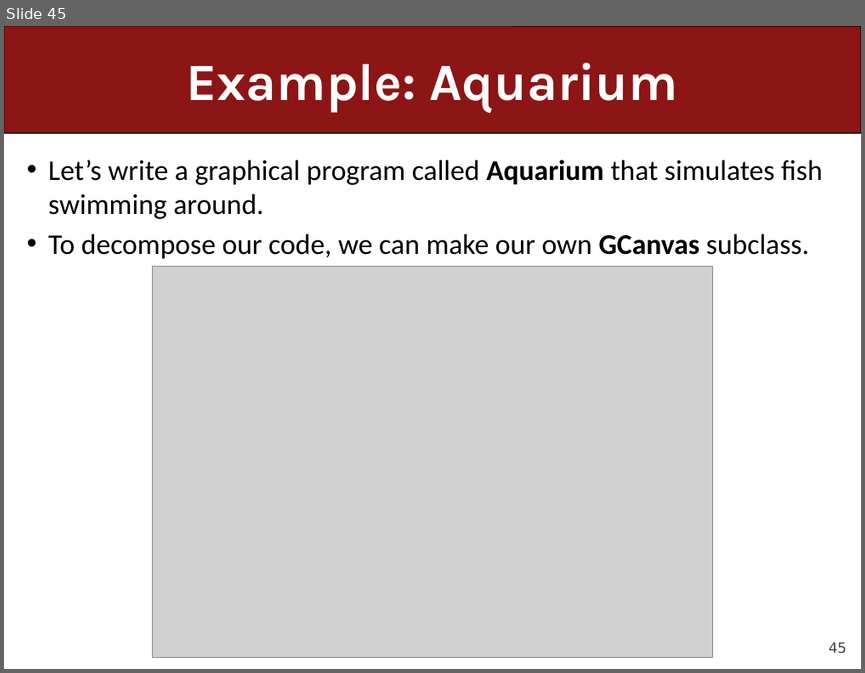
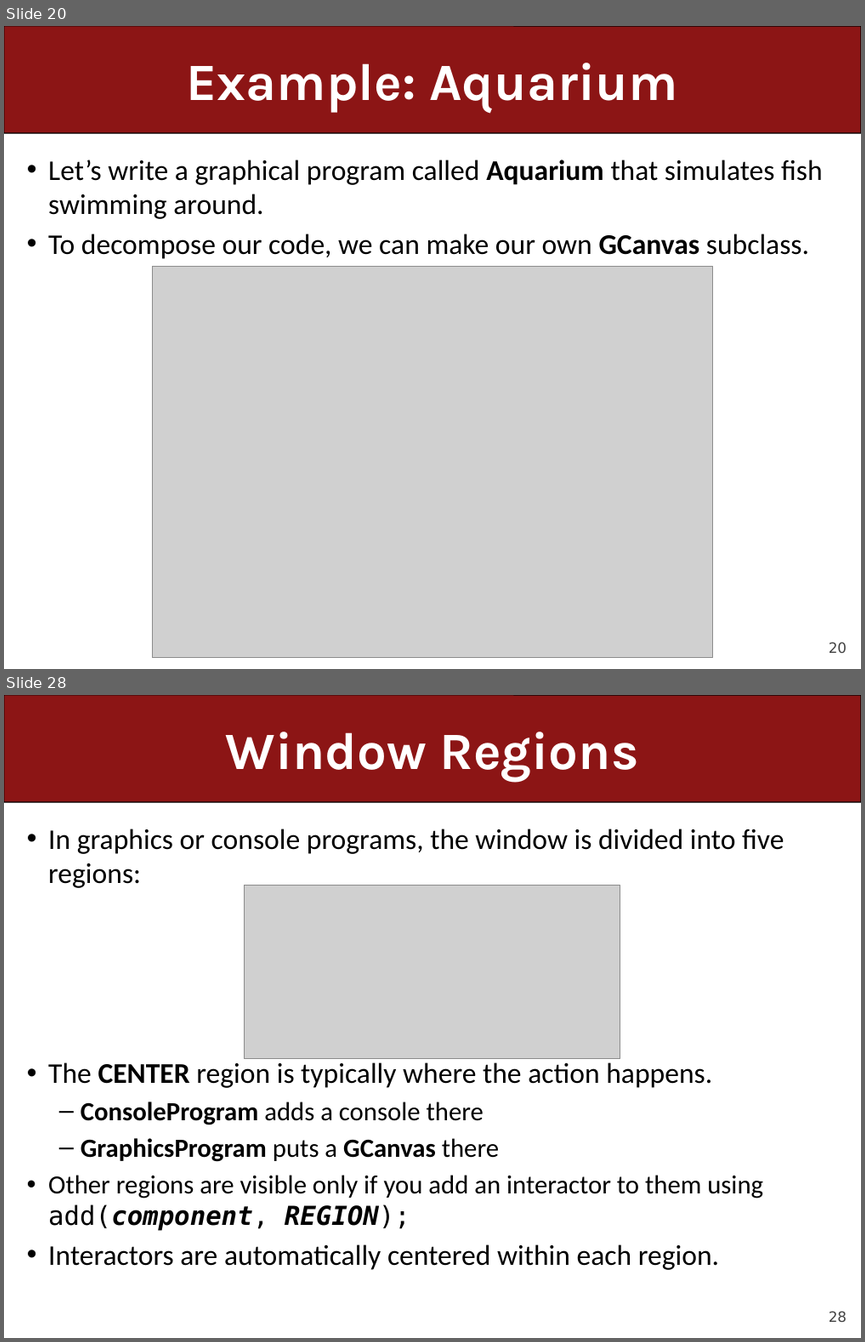
Before and after one commit to ckincaid17/cs106a-summer-2018, a slide deck: WWW/lectures/Lecture23/Lecture23.pptx. Shown one above the other, each under a label of ours: slide 45 before the commit, slides 20 and 28 after it; the slides between them are not shown. The pictures are 865x673 and 865x1342 pixels, drawn with LibreOffice and Linux fonts; fonts in the diff are those of the drawing; grey boxes stand for pictures. Boxes give left, top, right and bottom in pixels: in the first picture for what was removed or moved away, otherwise in the second. Text is boxed around its words. In the diff, an @@ line names an element or a change of style, - is before the commit and + after.

```diff
--- a/WWW/lectures/Lecture23/Lecture23.pptx
+++ b/WWW/lectures/Lecture23/Lecture23.pptx
@@ slide 28 added at (x1=4, y1=695, x2=861, y2=1338), background #FFFFFF; not listed: 2 template elements that a slide beside it also shows @@
@@ title added at (x1=226, y1=732, x2=639, y2=782), 44 pt, text #FFFFFF, bold @@
+Window Regions
@@ text added at (x1=48, y1=828, x2=783, y2=1270), 24 pt, text #000000 @@
+• In graphics or console programs, the window is divided into five regions:
+• The CENTER region is typically where the action happens.
+  – ConsoleProgram adds a console there
+  – GraphicsProgram puts a GCanvas there
+  • Other regions are visible only if you add an interactor to them using add(component, REGION);
+• Interactors are automatically centered within each region.
@@ picture added at (x1=244, y1=885, x2=620, y2=1058) @@
@@ what was slide 45 is now slide 20 @@
@@ page number at (x1=828, y1=641, x2=846, y2=652): text changed @@
-45
+20
```
Also in this commit, not shown: 13 slides changed, 34 other slides added, 26 slides removed, 4 other files.
